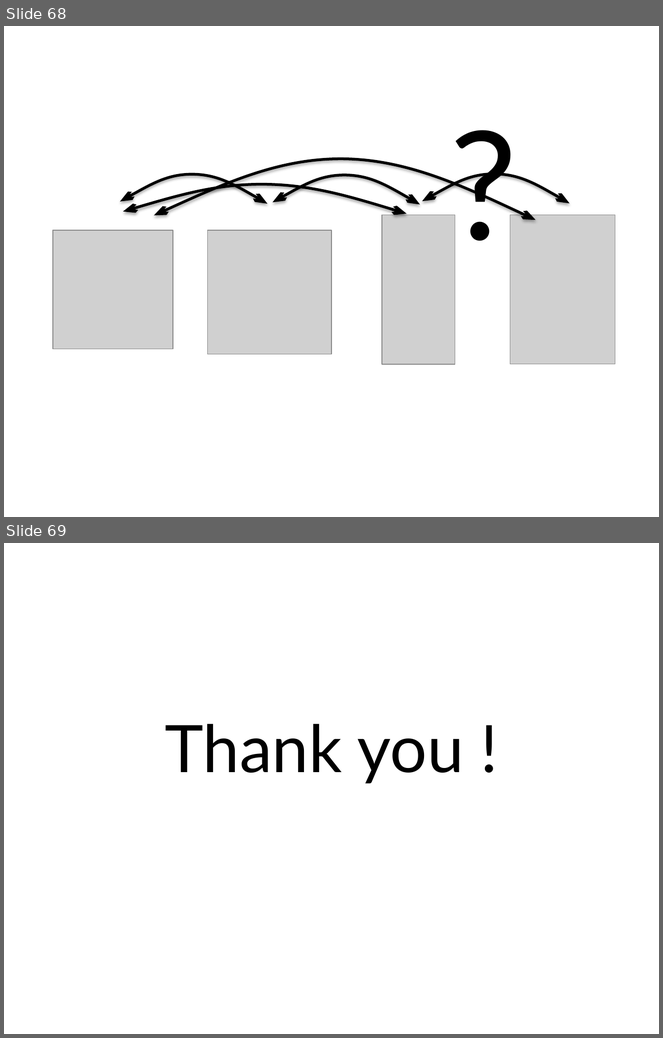
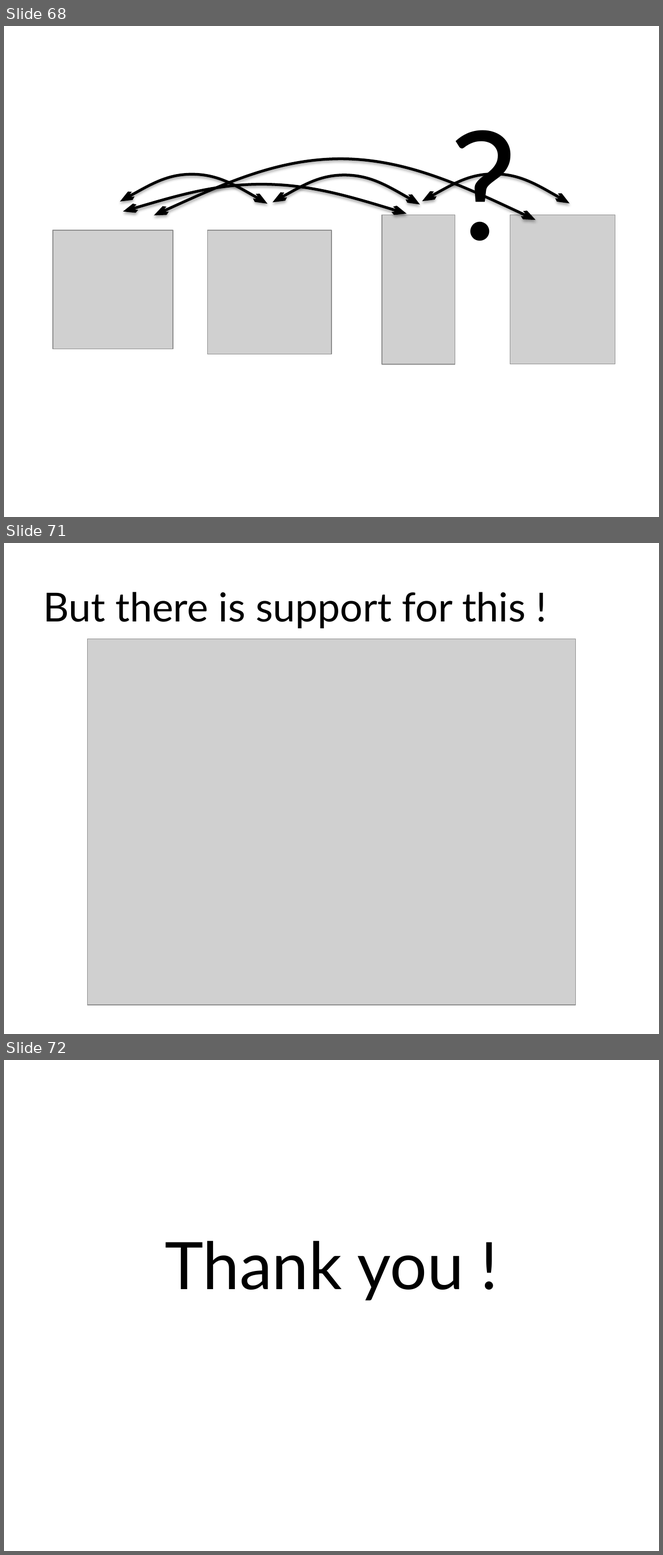
Before and after one commit to blambeau/phd, a slide deck: public-defense/slides.pptx. Shown one above the other, each under a label of ours: slides 68 and 69 before the commit, slides 68, 71 and 72 after it; the slides between them are not shown. The pictures are 663x1038 and 663x1555 pixels, drawn with LibreOffice and Linux fonts; fonts in the diff are those of the drawing; grey boxes stand for pictures. Boxes give left, top, right and bottom in pixels: in the first picture for what was removed or moved away, otherwise in the second. Text is boxed around its words. In the diff, an @@ line names an element or a change of style, - is before the commit and + after.

```diff
--- a/public-defense/slides.pptx
+++ b/public-defense/slides.pptx
@@ slide 71 added at (x1=4, y1=543, x2=659, y2=1034), background #FFFFFF @@
@@ title added at (x1=44, y1=592, x2=526, y2=628), 44 pt, text #000000 @@
+But there is support for this !
@@ picture added at (x1=87, y1=639, x2=576, y2=1006) @@
@@ what was slide 69 is now slide 72 @@
```
Also in this commit, not shown: 5 slides changed, 2 other slides added, 1 other file.
